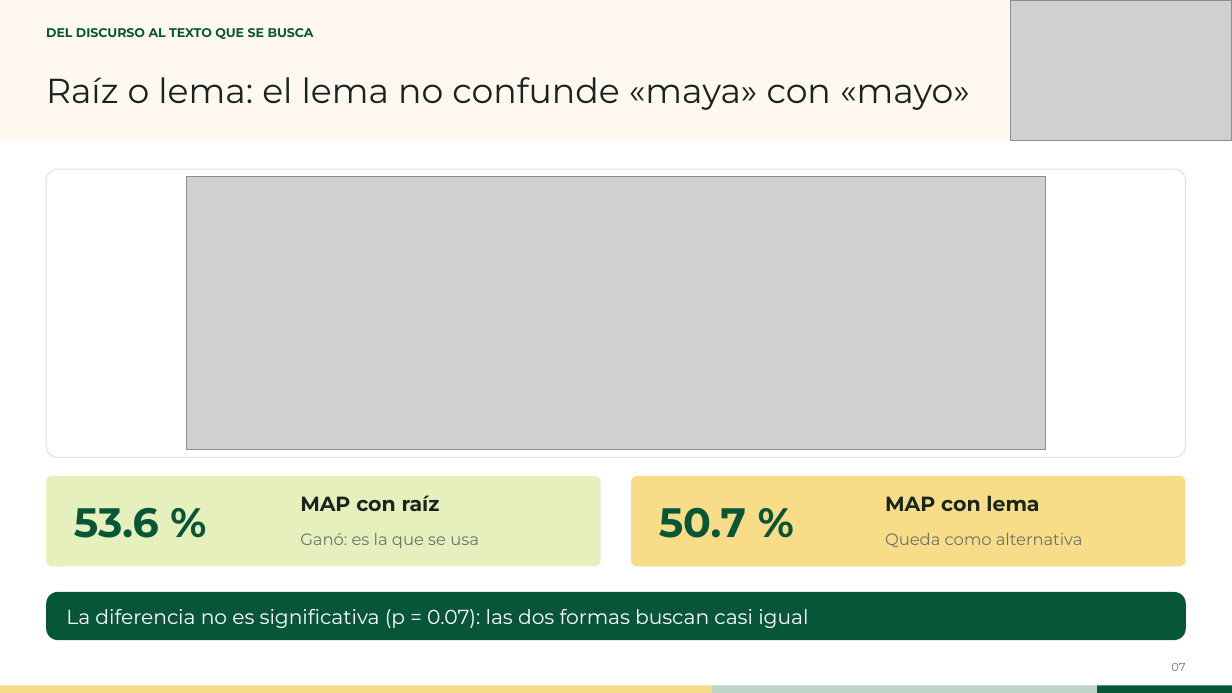
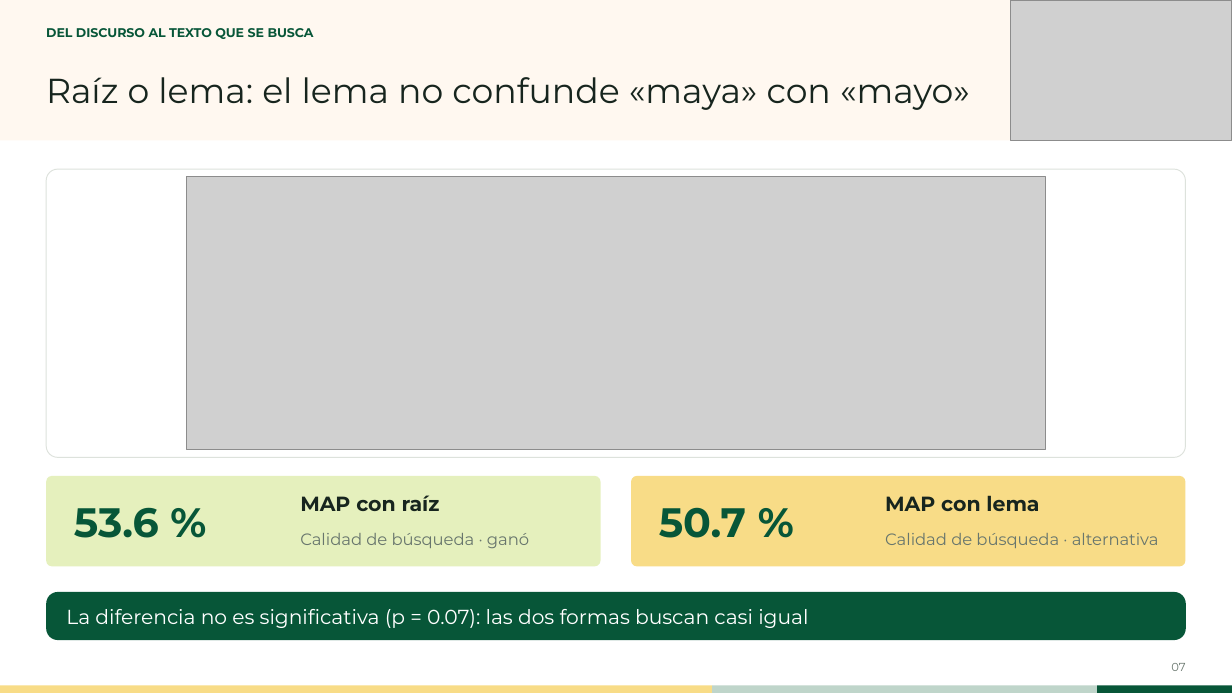
Before and after one commit to DiegoMoctezuma/Examen_Mineria_Textos, a slide deck: slide 7 of laminas/Presentacion_Mineria_de_Textos_v2.pptx. Drawn at 1232x693 pixels with LibreOffice and Linux fonts; fonts in the diff are those of the drawing; grey boxes stand for pictures. Boxes give left, top, right and bottom in pixels: in the first picture for what was removed or moved away, otherwise in the second. Text is boxed around its words. In the diff, an @@ line names an element or a change of style, - is before the commit and + after.

```diff
--- a/laminas/Presentacion_Mineria_de_Textos_v2.pptx
+++ b/laminas/Presentacion_Mineria_de_Textos_v2.pptx
@@ text at (300, 533, 529, 548): text changed @@
-Ganó: es la que se usa
+Calidad de búsqueda · ganó
@@ text at (885, 533, 1159, 548): text changed @@
-Queda como alternativa
+Calidad de búsqueda · alternativa
```
Also in this commit, not shown: 16 other slides changed, 1 other file.
